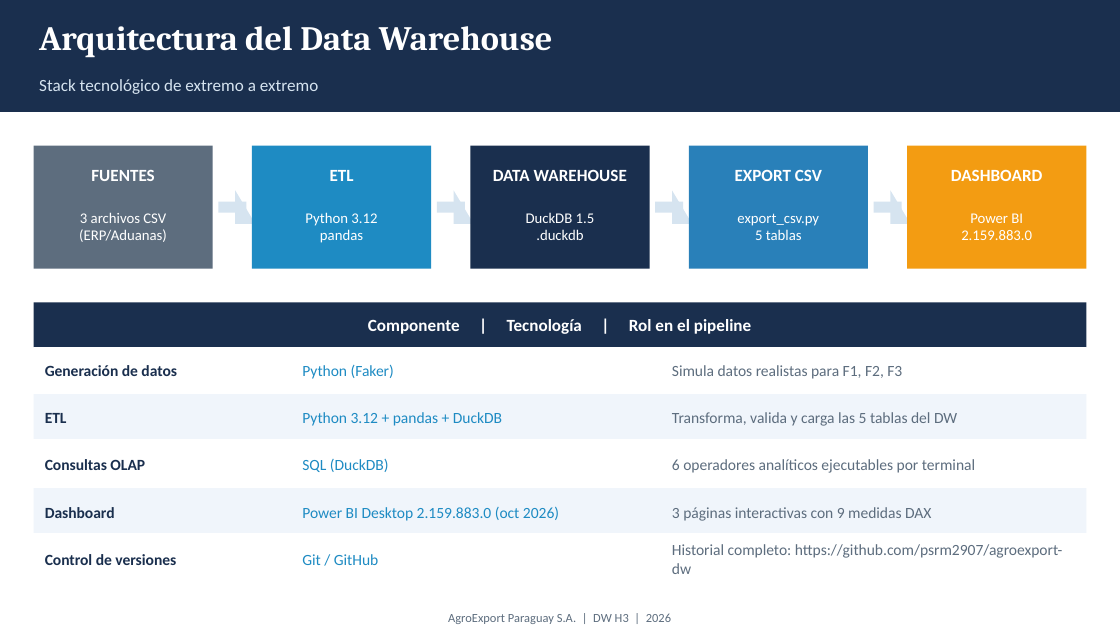
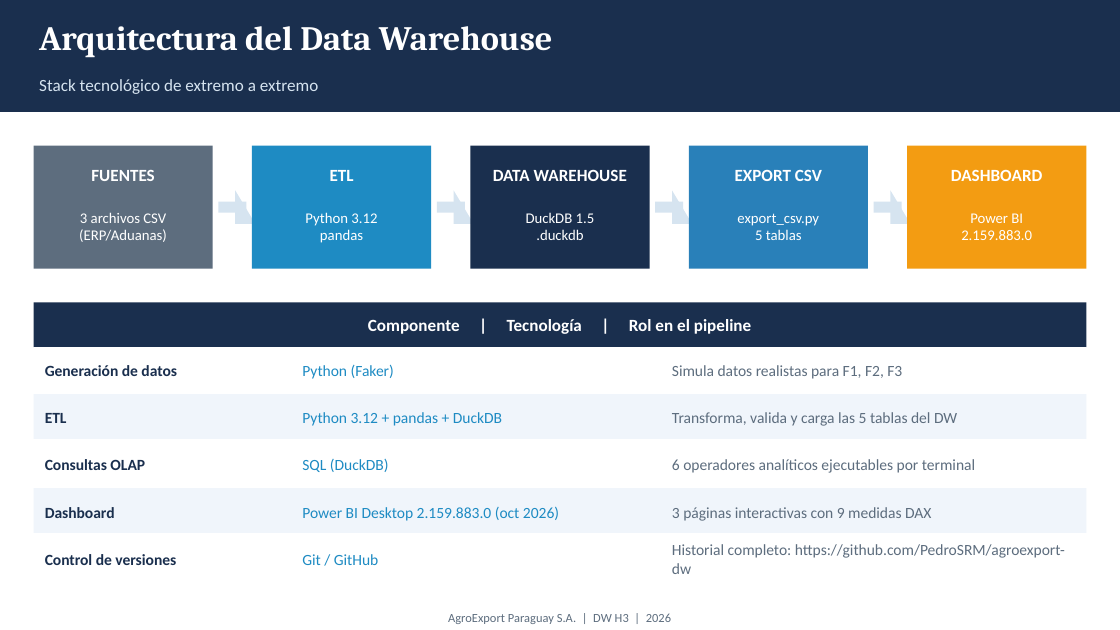
Before and after one commit to PedroSRM/agroexport-dw, a slide deck: slide 6 of presentacion/H3_Presentacion_AgroExport.pptx. Drawn at 1120x630 pixels with LibreOffice and Linux fonts; fonts in the diff are those of the drawing. Boxes give left, top, right and bottom in pixels: in the first picture for what was removed or moved away, otherwise in the second. Text is boxed around its words. In the diff, an @@ line names an element or a change of style, - is before the commit and + after.

```diff
--- a/presentacion/H3_Presentacion_AgroExport.pptx
+++ b/presentacion/H3_Presentacion_AgroExport.pptx
@@ text at (672,544,1065,574): text changed @@
-Historial completo: https://github.com/psrm2907/agroexport-dw
+Historial completo: https://github.com/PedroSRM/agroexport-dw
```
Also in this commit, not shown: 4 other slides changed, 1 other file.
